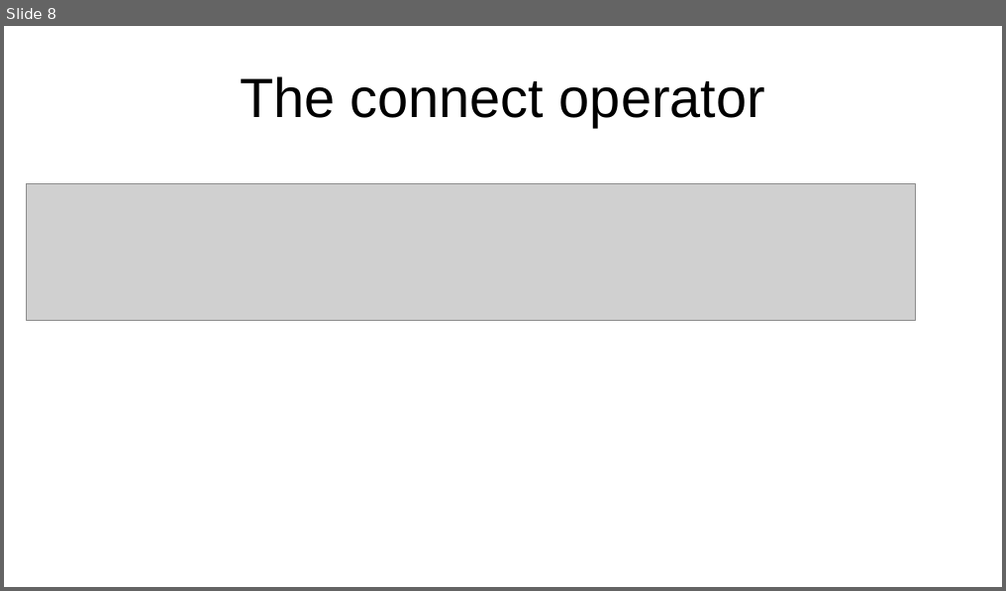
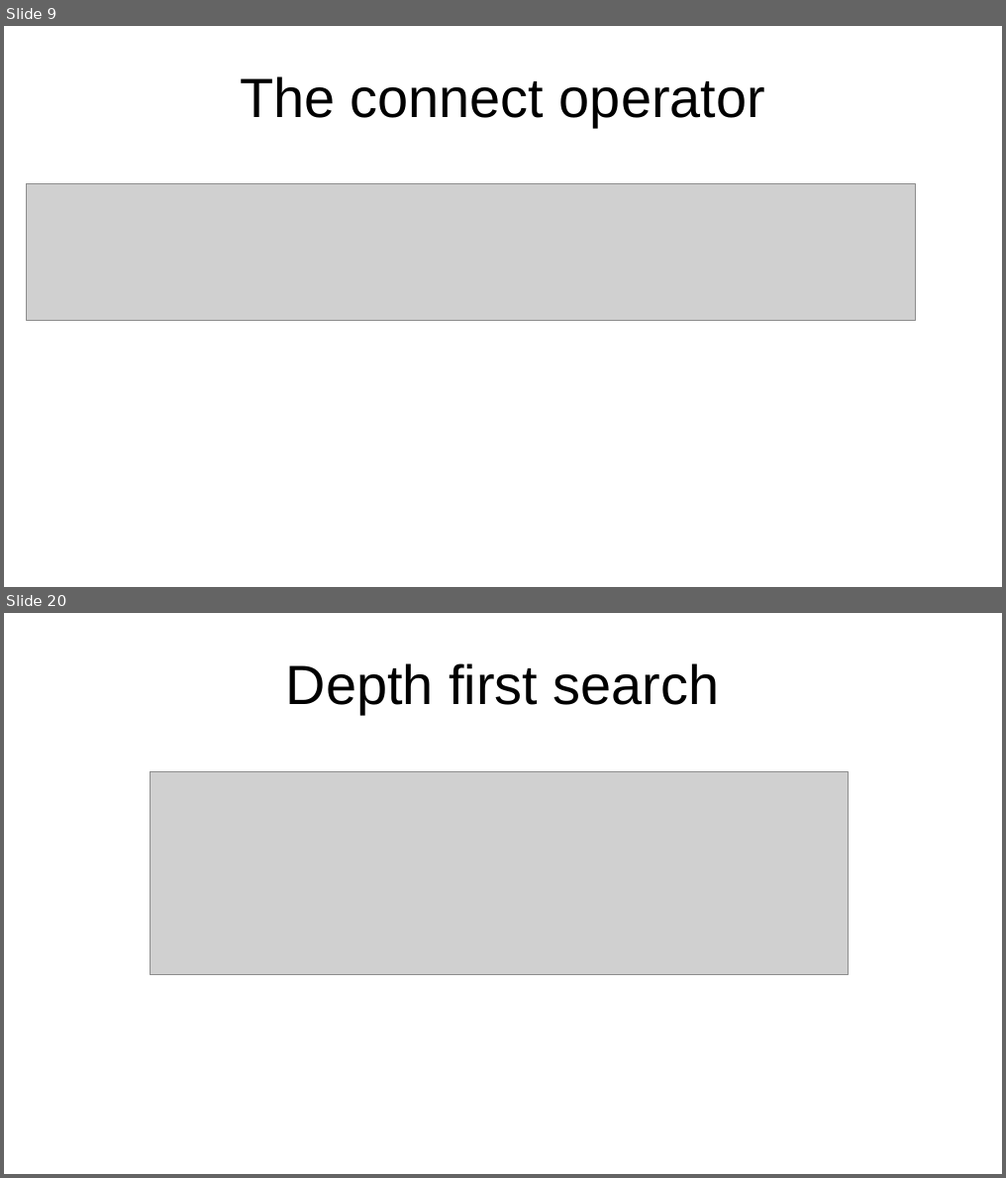
Before and after one commit to ThomdenDK/POCS, a slide deck: POCS_Exam.odp. Shown one above the other, each under a label of ours: slide 8 before the commit, slides 9 and 20 after it; the slides between them are not shown. The pictures are 1006x591 and 1006x1178 pixels, drawn with LibreOffice and Linux fonts; fonts in the diff are those of the drawing; grey boxes stand for pictures. Boxes give left, top, right and bottom in pixels: in the first picture for what was removed or moved away, otherwise in the second. Text is boxed around its words. In the diff, an @@ line names an element or a change of style, - is before the commit and + after.

```diff
--- a/POCS_Exam.odp
+++ b/POCS_Exam.odp
@@ slide 20 added at (4,613,1002,1174), background #FFFFFF @@
@@ title added at (286,663,720,714), 44 pt, text #000000 @@
+Depth first search
@@ picture added at (150,771,848,975) @@
@@ what was slide 8 is now slide 9 @@
```
Also in this commit, not shown: 4 slides changed, 13 other slides added, 3 other files.
